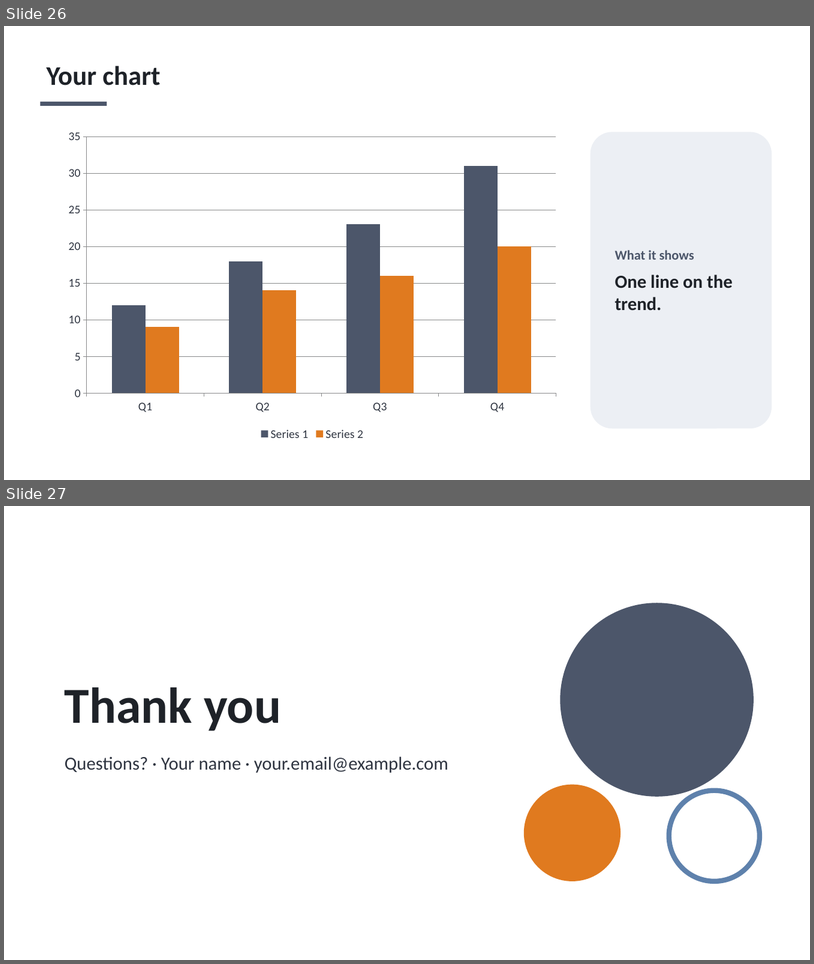
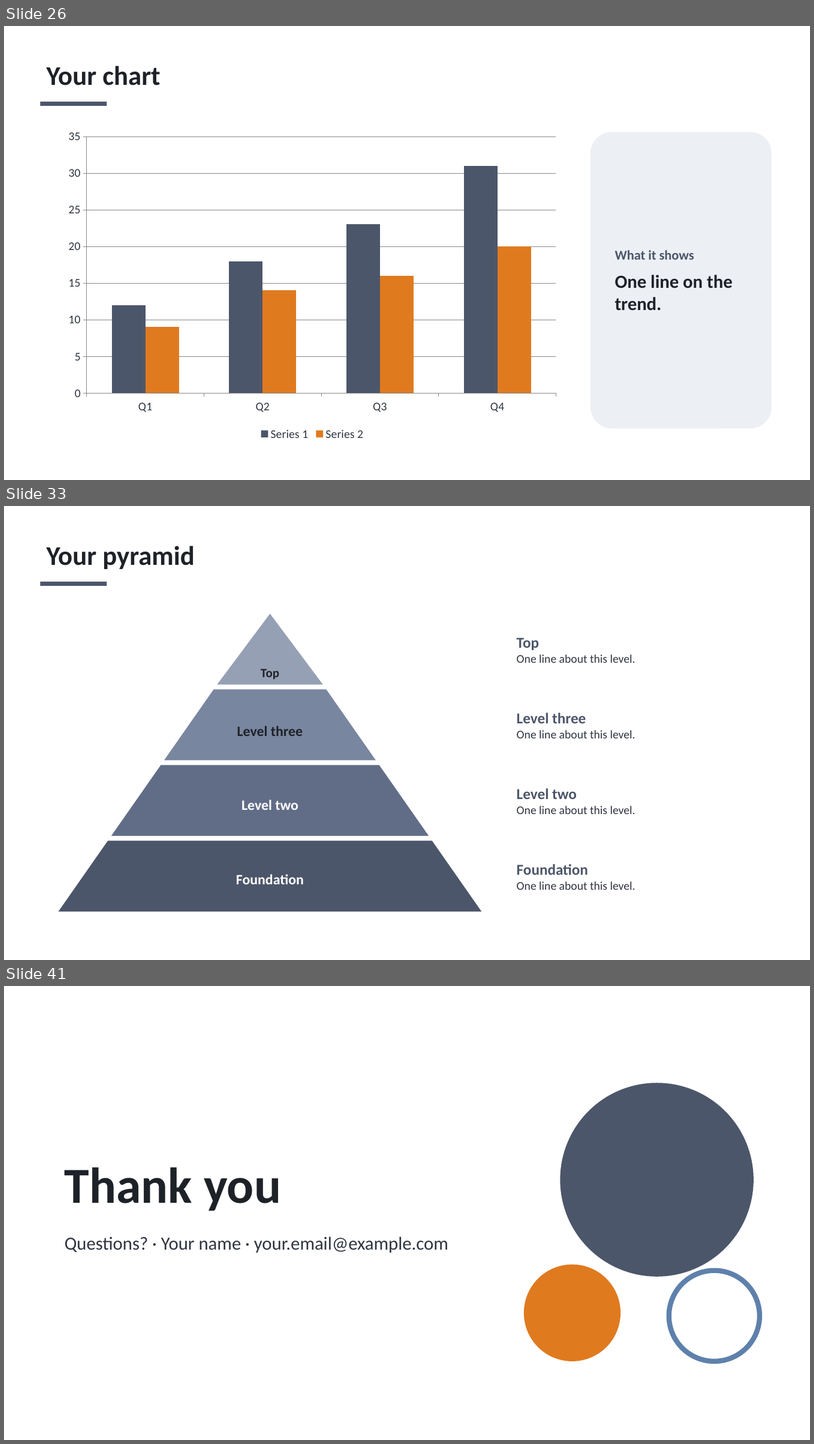
Before and after one commit to matheweng-boop/cross-list, a slide deck: app/web/static/downloads/bizdev-animated-template-graphite.pptx. Shown one above the other, each under a label of ours: slides 26 and 27 before the commit, slides 26, 33 and 41 after it; the slides between them are not shown. The pictures are 814x964 and 814x1444 pixels, drawn with LibreOffice and Linux fonts; fonts in the diff are those of the drawing. Boxes give left, top, right and bottom in pixels: in the first picture for what was removed or moved away, otherwise in the second. Text is boxed around its words. In the diff, an @@ line names an element or a change of style, - is before the commit and + after.

```diff
--- a/app/web/static/downloads/bizdev-animated-template-graphite.pptx
+++ b/app/web/static/downloads/bizdev-animated-template-graphite.pptx
@@ slide 33 added at (4, 506, 810, 960), background #FFFFFF @@
@@ title added at (47, 546, 194, 569), 32 pt, text #1E2228, bold @@
+Your pyramid
@@ rectangle added at (40, 582, 107, 586), fill #4C566A @@
@@ triangle added at (217, 613, 323, 684), fill #96A0B4, 15 pt, text #1E2228, bold @@
+Top
@@ text added at (517, 637, 636, 663), 14 pt, text #2E3440 @@
+Top
+One line about this level.
@@ trapezoid added at (164, 690, 376, 760), fill #79869F, 17 pt, text #1E2228, bold @@
+Level three
@@ text added at (517, 712, 636, 738), 14 pt, text #2E3440 @@
+Level three
+One line about this level.
@@ trapezoid added at (111, 765, 429, 835), fill #616D87, 17 pt, text #FFFFFF, bold @@
+Level two
@@ text added at (517, 788, 636, 814), 14 pt, text #2E3440 @@
+Level two
+One line about this level.
@@ trapezoid added at (59, 841, 482, 912), fill #4C566A, 17 pt, text #FFFFFF, bold @@
+Foundation
@@ text added at (517, 864, 636, 889), 14 pt, text #2E3440 @@
+Foundation
+One line about this level.
@@ what was slide 27 is now slide 41 @@
```
Also in this commit, not shown: 1 slide changed, 13 other slides added, 7 other files.
